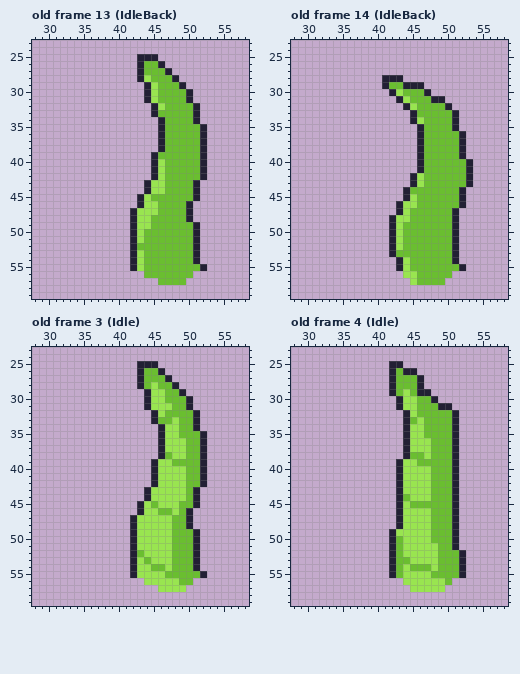
Pixel-art file: Objects/Enemies/Vine/Vine.aseprite. This is how it looked before the edit.
96x96 pixels, 48 frames. Shown: old frame 13 (IdleBack): x 28..58, y 23..59; old frame 14 (IdleBack): x 28..58, y 23..59; old frame 3 (Idle): x 28..58, y 23..59; old frame 4 (Idle): x 28..58, y 23..59. The commit also changed other frames, which this record leaves out.
The result:
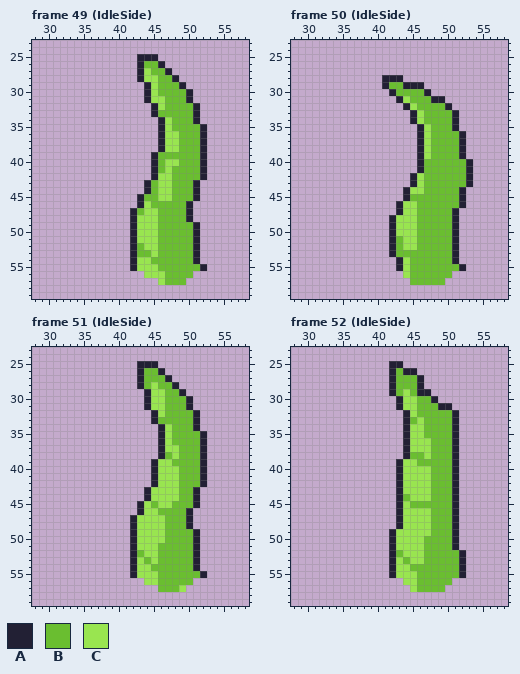
Palette (. is transparent): A #222034  B #6abe30  C #99e550
A new or re-ordered frame is compared with the old frame closest to it.
Commit message: Vine Animations Finished
Changes in this commit:
frames 48 -> 60
Changed rows in their new state; - is an unchanged pixel.
Frame 49 (IdleSide) is new; against old frame 13 (IdleBack), layer "Layer 1":
first column x 43:
27 -C----
28 --C---
31 ---C--
34 ----C-
35 ----C-
36 ----CC
37 ----CC
38 ----CC
40 ---BCC
41 ---BC-
42 ----C-
43 --B-C-
44 --B-C-
45 -B-CC-
46 --B---
47 B-----
48 --C---
49 --C---
50 -CC---
51 -CC---
52 -CC---
53 B-C---
54 -C----
55 -CC---
56 -CCC--
57 ---C--
Frame 50 (IdleSide) is new; against old frame 14 (IdleBack), layer "Layer 1":
first column x 43:
30 B----
33 ---C-
35 ----C
36 ----C
37 ----C
38 ----C
39 ----C
first column x 43:
44 --CC
45 --B-
47 --C-
48 --C-
49 -CC-
50 -CC-
51 BCC-
52 BCC-
first column x 45:
56 B
57 B
Frame 51 (IdleSide) is new; against old frame 3 (Idle), layer "Layer 1":
first column x 46:
31 -B--
33 --B-
34 --B-
35 --B-
36 --BB
37 ---B
38 ---B
40 ---B
41 ---B
42 ---B
43 ---B
44 ---B
45 --B-
46 --B-
47 -B--
48 -B--
49 -B--
50 -B--
51 BB--
52 BB--
53 BB--
54 -B--
55 B---
56 BBB-
57 BBB-
Frame 52 (IdleSide) is new; against old frame 4 (Idle), layer "Layer 1":
first column x 43:
50 C---B--
51 C---BB-
52 ----BB-
53 C---BB-
54 C----B-
55 C--BB--
56 ---BBBB
57 ---BBBB
Boxes around the changes in both pictures, in picture pixels (x1, y1, x2, y2):
changed: (137, 68, 179, 285)
changed: (396, 89, 431, 159)
changed: (396, 187, 424, 250)
changed: (410, 271, 417, 285)
changed: (158, 403, 186, 592)
changed: (396, 536, 445, 592)
